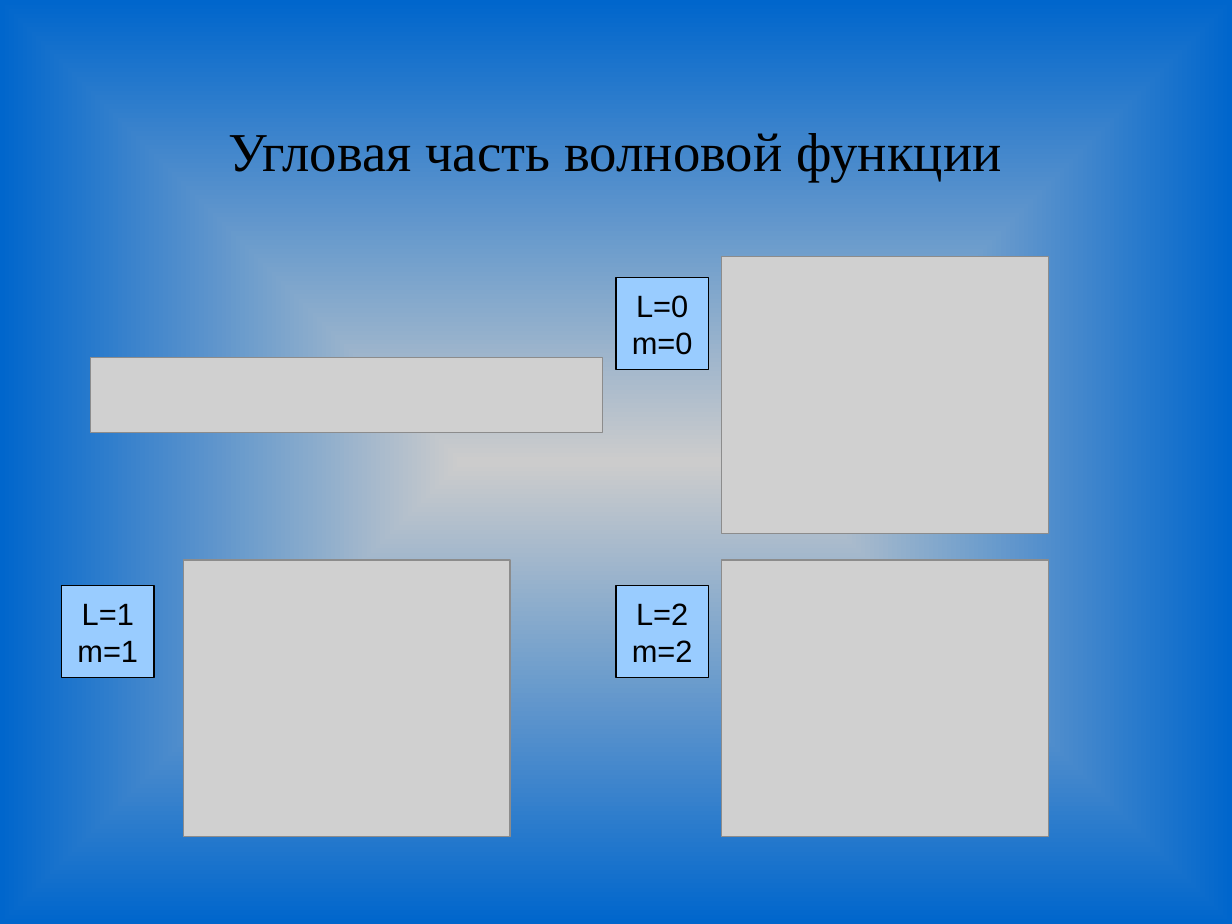
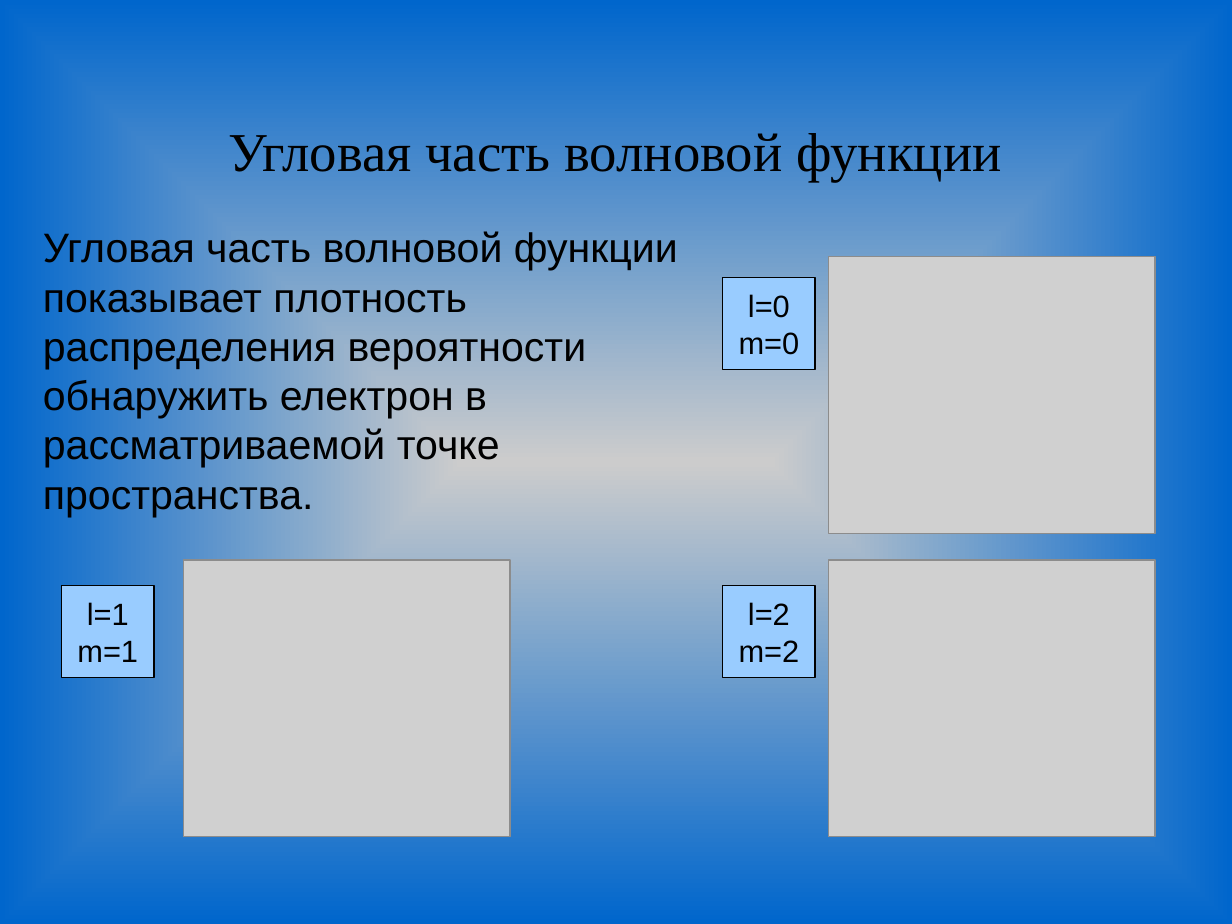
Before and after one commit to Genas2/diplom, a slide deck: slide 9 of TeX/pres.ppt (slide 8 before the commit). Drawn at 1232x924 pixels with LibreOffice and Linux fonts; fonts in the diff are those of the drawing; grey boxes stand for pictures. Boxes give left, top, right and bottom in pixels: in the first picture for what was removed or moved away, otherwise in the second. Text is boxed around its words. In the diff, an @@ line names an element or a change of style, - is before the commit and + after.

```diff
--- a/TeX/pres.ppt
+++ b/TeX/pres.ppt
@@ text added at bbox=[43, 230, 678, 517], 24 pt, text #000000 @@
+Угловая часть волновой функции показывает плотность распределения вероятности обнаружить електрон в рассматриваемой точке пространства.
@@ text in rectangle at bbox=[748, 294, 790, 318]: text changed @@
-L=0
+l=0
@@ picture removed at bbox=[90, 357, 602, 432] @@
@@ 2 pictures, 2 rectangles: place and size @@
-2 pictures, 2 rectangles at bbox=[616, 257, 1048, 838]
+2 pictures, 2 rectangles at bbox=[723, 257, 1154, 838]
@@ text in rectangle at bbox=[87, 602, 129, 625]: text changed @@
-L=1
+l=1
@@ text in rectangle at bbox=[748, 602, 790, 625]: text changed @@
-L=2
+l=2
```
Also in this commit, not shown: 6 other slides changed, 6 slides added, 4 slides removed, 6 other files.
